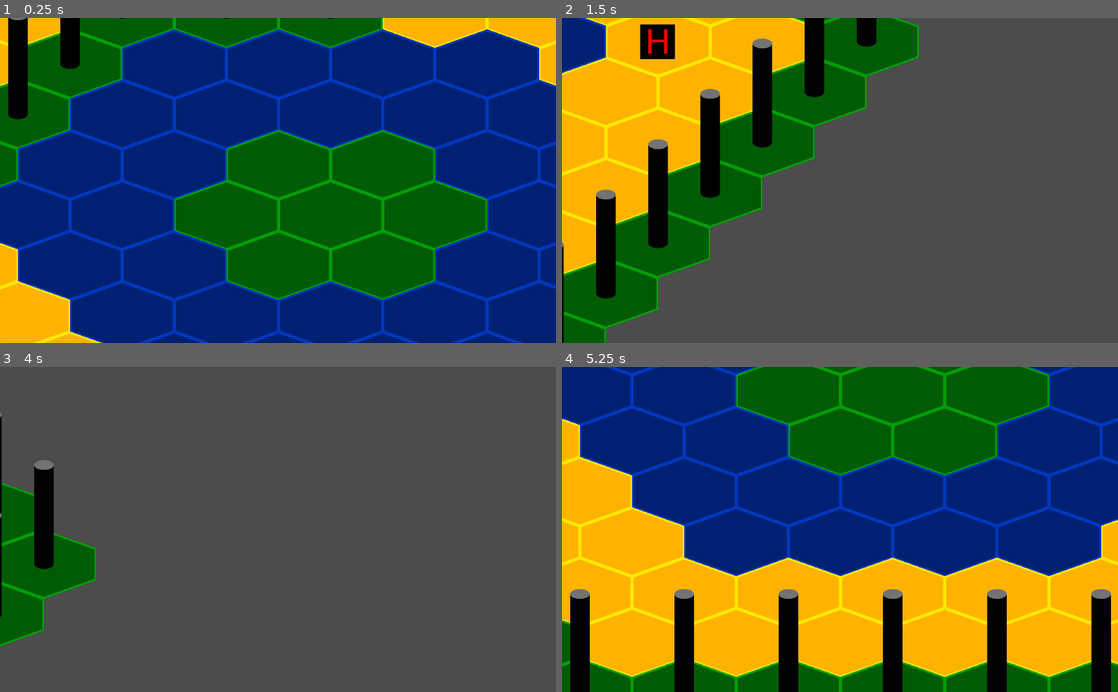
Above: before the commit, frames 1-4 (two rows, left to right).
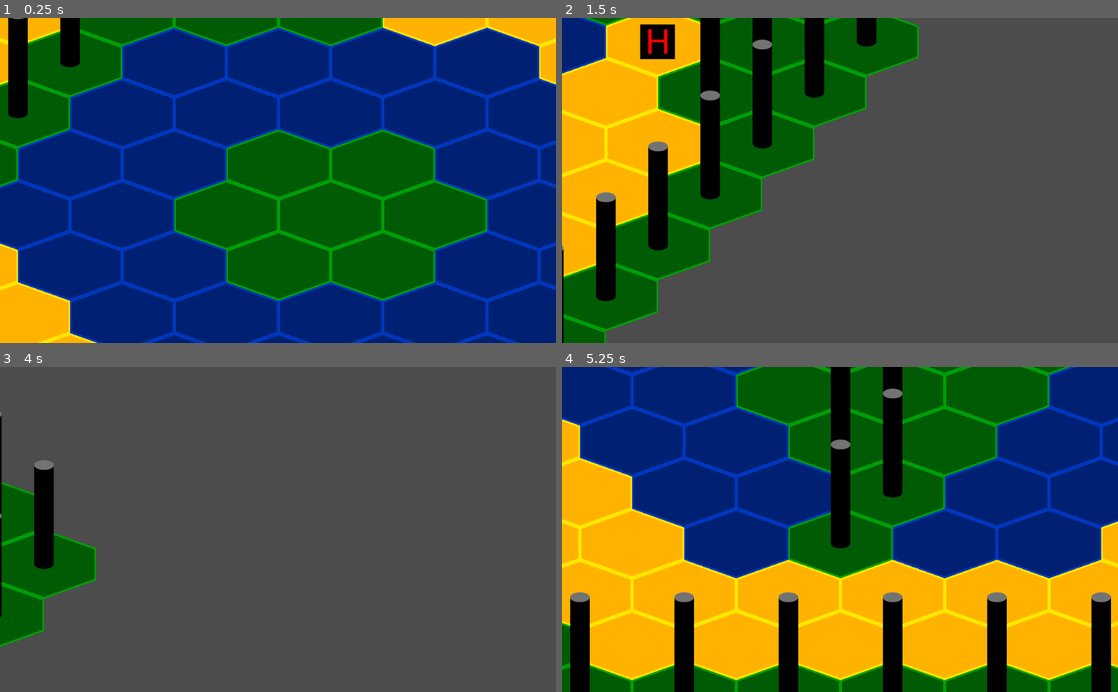
Above: after the commit, the same moments.

Repository: fat-beaver/hedgehog
Game: Godot game, scene res://battle.tscn
Same seed, same stepped clock (60 frames per second), same inputs: the game is played once before the commit and once after it.
Inputs (mouse positions are in pixels of both pictures, inside the frame that each line leads up to):
- Up to frame 1 (0.25 s): no input
- Up to frame 2 (1.5 s): tap Enter at 0.5 s; move the mouse to (962, 164) at 0.52 s; press the mouse at (962, 164) at 0.53 s; hold Right (move_right) 0.53-1.28 s; move the mouse to (728, 196) at 1.27 s; release the mouse at (728, 196) at 1.28 s; hold Down (move_down) from 1.28 s (still down); click (728, 196) at 1.35 s
- Up to frame 3 (4 s): move the mouse to (333, 458) at 2.02 s; release Down (move_down) at 2.03 s; press the mouse at (333, 458) at 2.03 s; hold Right (move_right) 2.03-2.78 s; tap Space at 2.75 s; move the mouse to (250, 594) at 2.77 s; release the mouse at (250, 594) at 2.78 s; hold Up (move_up) 2.78-3.53 s; click (250, 594) at 2.85 s; tap Enter at 3.5 s; move the mouse to (444, 578) at 3.52 s; press the mouse at (444, 578) at 3.53 s; hold Left (move_left) from 3.53 s (still down)
- Up to frame 4 (5.25 s): move the mouse to (673, 480) at 4.27 s; release the mouse at (673, 480) at 4.28 s; click (673, 480) at 4.35 s; move the mouse to (867, 529) at 5.02 s; release Left (move_left) at 5.03 s; press the mouse at (867, 529) at 5.03 s; hold Down (move_down) from 5.03 s (still down)

The runs differ from the first frame. In frame 1, 5.2% of the frame differs, in the area x 0-100%, y 0-100%; in frame 2, 7.0%; in frame 3, less than 0.1%; in frame 4, 15%, in the area x 0-100%, y 0-97%.

Commit message:
Added detection of which hex the mouse cursor is inside and used this to allow the user to paint on the map

Diff:
--- a/HexGrid.gd
+++ b/HexGrid.gd
@@ -5,9 +5,11 @@
 onready var _tile_map = $TileMap
 onready var _camera = $Camera2D
 
-var map_size = 6
+const map_size = 6
+const _mouse_offset_x = -98
+const _mouse_offset_y = -62
 var _hexes = []
-var _directions = [Vector2(1,0), Vector2(0,1), Vector2(-1,1), Vector2(-1,0), Vector2(0,-1), Vector2(1,-1)]
+const _directions = [Vector2(1,0), Vector2(0,1), Vector2(-1,1), Vector2(-1,0), Vector2(0,-1), Vector2(1,-1)]
 
 func _ready():
 	#generate the map
@@ -21,8 +23,7 @@
 	_draw_map()
 	var path = find_path_between(path_start, path_end)
 	for hex in path:
-		hex.set_terrain_type(3)
-	_draw_map()
+		set_hex_terrain(hex, 3)
 
 func _generate_map():
 	#create all of the hexes to fill a sample map
@@ -35,7 +36,7 @@
 				if q + r + s == 0:
 					var hex = Hex.new(Vector2(q,r), 0)
 					#set the terrain of the hex to its distance from the centre, as a demonstration
-					hex.set_terrain_type(find_hex_distance(tempCentreHex, hex) / 2%4)
+					hex.set_terrain_type(find_hex_distance(tempCentreHex, hex) / 2 %4)
 					_hexes.append(hex)
 
 func _draw_map():
@@ -136,3 +137,43 @@
 		path.append(start)
 		path.invert()
 	return path
+
+func hex_coords_of_point(point: Vector2) -> Vector2:
+	var coords: Vector2 = Vector2()
+	#adjust the points a bit to make them line up with the tilemap placement
+	point.x += _mouse_offset_x
+	point.y += _mouse_offset_y
+	coords.x = 1.0 / 192.0 * point.x - (1.0 / 184.0) * point.y
+	coords.y = 0 * point.x + 1.0 / 92.0 * point.y
+	return round_hex_coords(coords)
+
+func point_to_hex(hex: Hex) -> Vector2:
+	var coords = hex.get_coords()
+	var point: Vector2 = Vector2()
+	point.x = 192 * coords.x + 96 * coords.y
+	point.y = 0 * coords.x + 92 * coords.y
+	return point
+
+func round_hex_coords(coords: Vector2) -> Vector2:
+	#round each coord and extract s
+	var q = round(coords.x)
+	var r = round(coords.y)
+	var s = round(- coords.x - coords.y)
+	#determine which coord had the greatest change due to rounding
+	var q_difference = abs(q - coords.x)
+	var r_difference = abs(r - coords.y)
+	var s_difference = abs(s - (- coords.x - coords.y))
+
+	if q_difference > r_difference and q_difference > s_difference:
+		q = - r - s
+	elif r_difference > s_difference:
+		r = - q - s
+	else:
+		s = - q - r
+	return Vector2(q, r)
+
+func set_hex_terrain(hex: Hex, terrain_type: int):
+	if hex == null:
+		return
+	hex.set_terrain_type(terrain_type)
+	_tile_map.set_cell(hex.get_offset_coords().x, hex.get_offset_coords().y, terrain_type)
--- a/battle.gd
+++ b/battle.gd
@@ -1,11 +1,16 @@
 extends Node2D
 
 onready var camera = $HexGrid/Camera2D
+onready var grid = $HexGrid
 
 func _ready():
 	pass
 
 func _process(delta):
-	var movement_vector: Vector2 = Input.get_vector("move_left", "move_right", "move_down", "move_up")
+	var movement_vector: Vector2 = Input.get_vector("move_left", "move_right", "move_up", "move_down")
 	camera.move_local_x(movement_vector.x * 1600 * delta)
-	camera.move_local_y(-movement_vector.y * 1600 * delta)
+	camera.move_local_y(movement_vector.y * 1600 * delta)
+
+	var hex_coords_of_mouse = grid.hex_coords_of_point(get_global_mouse_position())
+	if Input.is_action_pressed("click"):
+		grid.set_hex_terrain(grid.get_hex_at_coords(hex_coords_of_mouse), 3)
--- a/battle.tscn
+++ b/battle.tscn
@@ -15,10 +15,11 @@
 [node name="TileMap" type="TileMap" parent="HexGrid"]
 position = Vector2( 1, 0 )
 tile_set = ExtResource( 1 )
-cell_size = Vector2( 192, 93 )
+cell_size = Vector2( 192, 94 )
 cell_custom_transform = Transform2D( 0, 0, 0, 0, 0, 0 )
 cell_half_offset = 0
 cell_y_sort = true
+show_collision = true
 format = 1
 
 [node name="Camera2D" type="Camera2D" parent="HexGrid"]
--- a/project.godot
+++ b/project.godot
@@ -66,6 +66,11 @@
 , Object(InputEventKey,"resource_local_to_scene":false,"resource_name":"","device":0,"alt":false,"shift":false,"control":false,"meta":false,"command":false,"pressed":false,"scancode":87,"physical_scancode":0,"unicode":0,"echo":false,"script":null)
  ]
 }
+click={
+"deadzone": 0.5,
+"events": [ Object(InputEventMouseButton,"resource_local_to_scene":false,"resource_name":"","device":-1,"alt":false,"shift":false,"control":false,"meta":false,"command":false,"button_mask":0,"position":Vector2( 0, 0 ),"global_position":Vector2( 0, 0 ),"factor":1.0,"button_index":1,"pressed":false,"doubleclick":false,"script":null)
+ ]
+}
 
 [physics]
 
